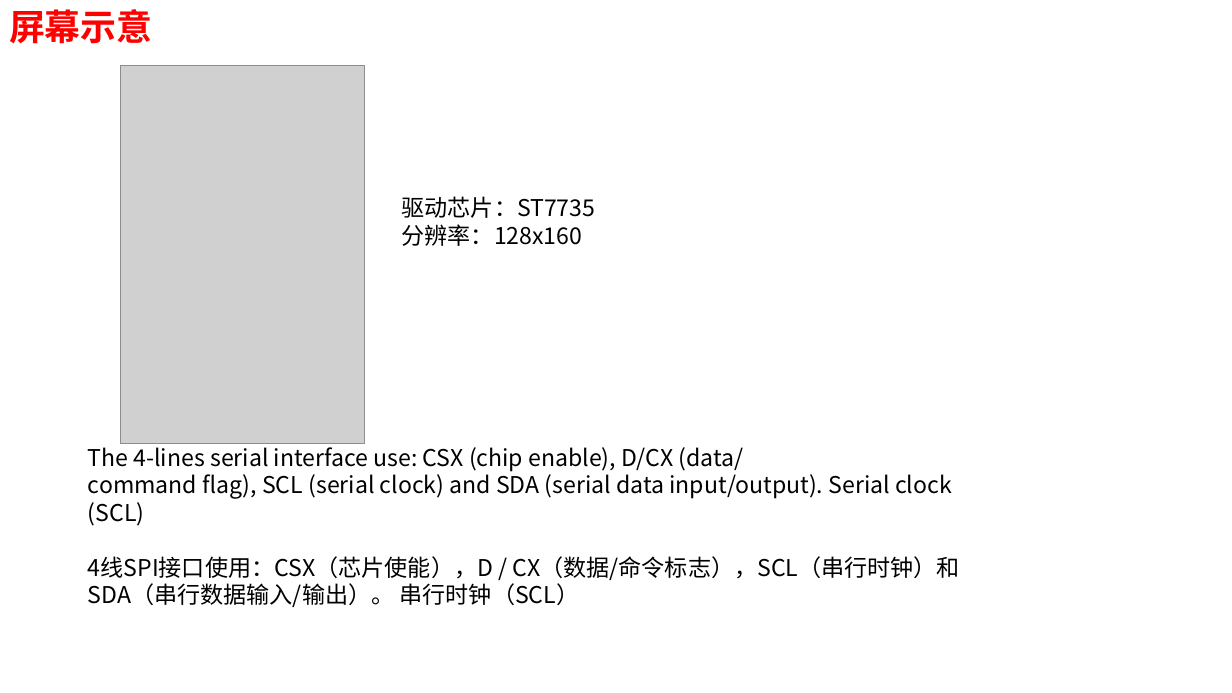
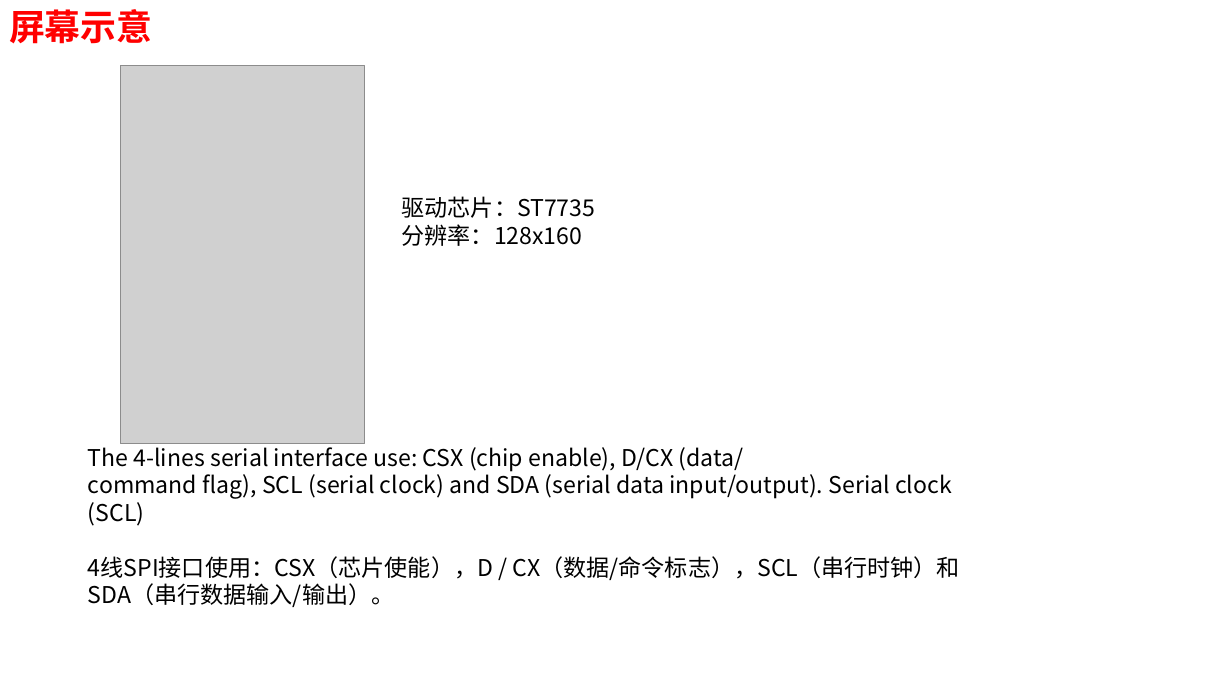
Before and after one commit to chenqide163/ST7735Driver_128x160_4bilibili, a slide deck: slide 1 of documents/讲解材料.pptx. Drawn at 1232x693 pixels with LibreOffice and Linux fonts; fonts in the diff are those of the drawing; grey boxes stand for pictures. Boxes give left, top, right and bottom in pixels: in the first picture for what was removed or moved away, otherwise in the second. Text is boxed around its words. In the diff, an @@ line names an element or a change of style, - is before the commit and + after.

Commit message:
更新代码

```diff
--- a/documents/讲解材料.pptx
+++ b/documents/讲解材料.pptx
@@ text at (88, 556, 960, 607): text changed @@
-4线SPI接口使用：CSX（芯片使能），D / CX（数据/命令标志），SCL（串行时钟）和SDA（串行数据输入/输出）。 串行时钟（SCL）
+4线SPI接口使用：CSX（芯片使能），D / CX（数据/命令标志），SCL（串行时钟）和SDA（串行数据输入/输出）。
```
